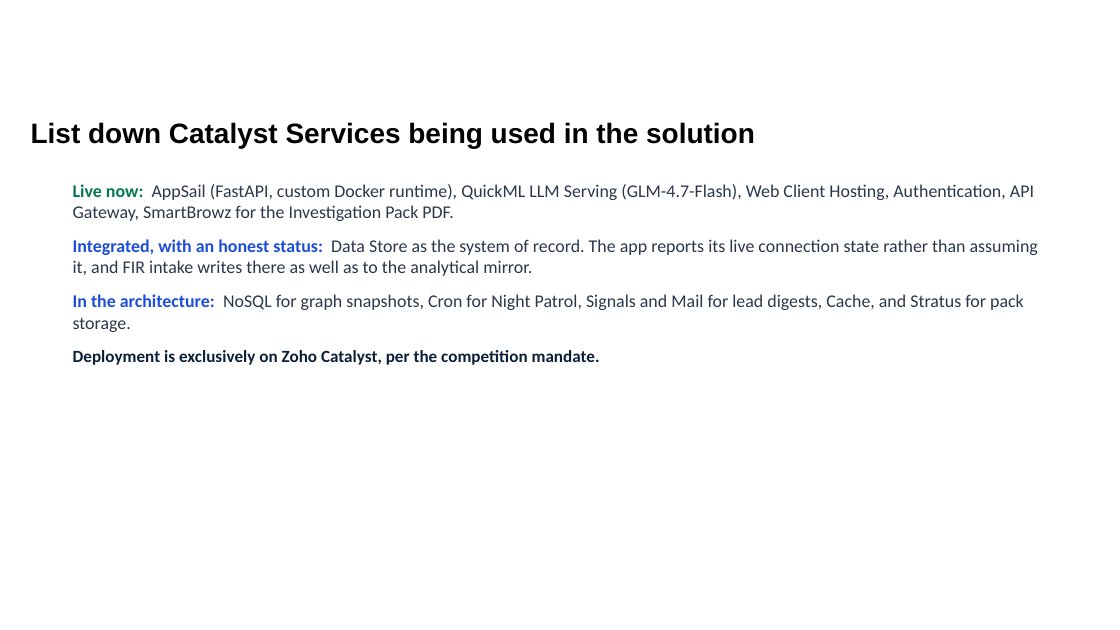
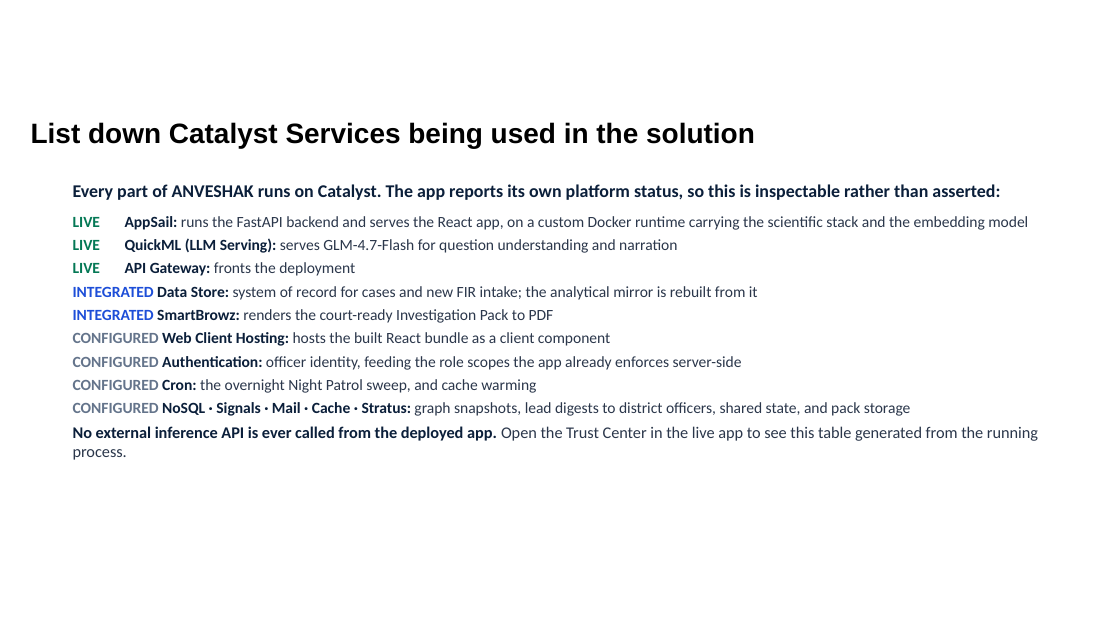
Before and after one commit to arungeekay/anveshak, a slide deck: slide 9 of ANVESHAK_KSP_Datathon_2026_Submission.pptx. Drawn at 1120x630 pixels with LibreOffice and Linux fonts; fonts in the diff are those of the drawing; background and template pictures are left out. Boxes give left, top, right and bottom in pixels: in the first picture for what was removed or moved away, otherwise in the second. Text is boxed around its words. In the diff, an @@ line names an element or a change of style, - is before the commit and + after.

Commit message:
feat: report the Catalyst platform from the running process, and show it
The competition mandates Catalyst and Zoho engineers judge the entry, so 'we used
Catalyst' should be inspectable rather than a line on a slide.

backend/platform_services.py reports all twelve services with what each is used
for and a conservative status: 'live' only when something about this process
proves it (AppSail by the injected listen port, QuickML by the configured backend
answering, Data Store by a real connection), 'integrated' where the code path
exists with a runtime fallback, 'configured' otherwise. Tests assert AppSail is
not claimed live off-platform and QuickML is not claimed while another backend is
in use.

Surfaced in the Trust Center as a 'Built on Zoho Catalyst' panel, in the deck as a
per-service table with the same statuses, and as a new video beat.

```diff
--- a/ANVESHAK_KSP_Datathon_2026_Submission.pptx
+++ b/ANVESHAK_KSP_Datathon_2026_Submission.pptx
@@ text at [73,184,1038,460]: text changed; size 11.5 to 10 pt @@
-Live now: AppSail (FastAPI, custom Docker runtime), QuickML LLM Serving (GLM-4.7-Flash), Web Client Hosting, Authentication, API Gateway, SmartBrowz for the Investigation Pack PDF.
-Integrated, with an honest status: Data Store as the system of record. The app reports its live connection state rather than assuming it, and FIR intake writes there as well as to the analytical mirror.
-In the architecture: NoSQL for graph snapshots, Cron for Night Patrol, Signals and Mail for lead digests, Cache, and Stratus for pack storage.
-Deployment is exclusively on Zoho Catalyst, per the competition mandate.
+Every part of ANVESHAK runs on Catalyst. The app reports its own platform status, so this is inspectable rather than asserted:
+LIVE AppSail: runs the FastAPI backend and serves the React app, on a custom Docker runtime carrying the scientific stack and the embedding model
+LIVE QuickML (LLM Serving): serves GLM-4.7-Flash for question understanding and narration
+LIVE API Gateway: fronts the deployment
+INTEGRATED Data Store: system of record for cases and new FIR intake; the analytical mirror is rebuilt from it
+INTEGRATED SmartBrowz: renders the court-ready Investigation Pack to PDF
+CONFIGURED Web Client Hosting: hosts the built React bundle as a client component
+CONFIGURED Authentication: officer identity, feeding the role scopes the app already enforces server-side
+CONFIGURED Cron: the overnight Night Patrol sweep, and cache warming
+CONFIGURED NoSQL · Signals · Mail · Cache · Stratus: graph snapshots, lead digests to district officers, shared state, and pack storage
+No external inference API is ever called from the deployed app. Open the Trust Center in the live app to see this table generated from the running process.
```
Also in this commit, not shown: 6 other files.
